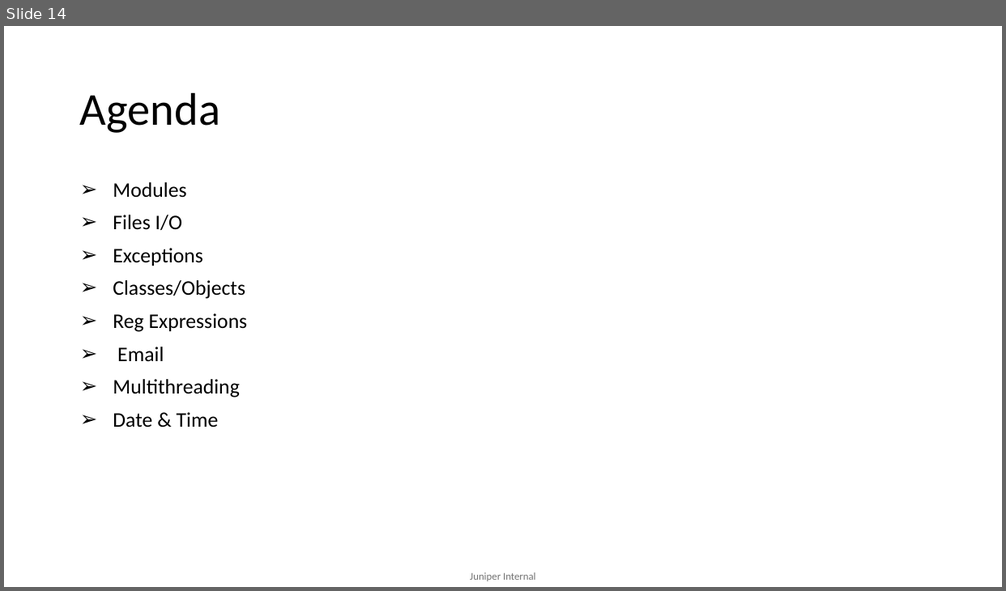
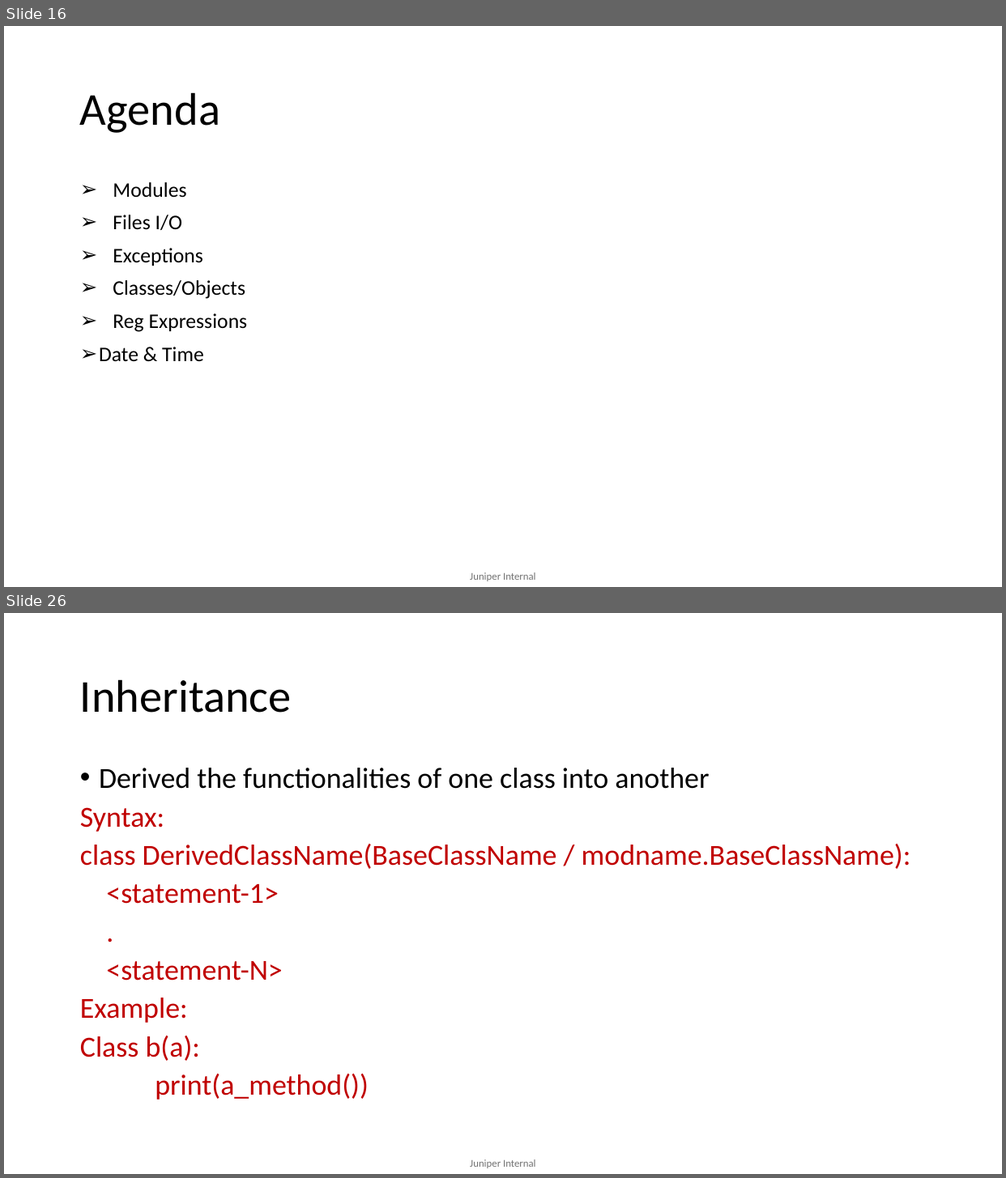
Before and after one commit to mdsathees/python, a slide deck: Python.pptx. Shown one above the other, each under a label of ours: slide 14 before the commit, slides 16 and 26 after it; the slides between them are not shown. The pictures are 1006x591 and 1006x1178 pixels, drawn with LibreOffice and Linux fonts; fonts in the diff are those of the drawing. Boxes give left, top, right and bottom in pixels: in the first picture for what was removed or moved away, otherwise in the second. Text is boxed around its words. In the diff, an @@ line names an element or a change of style, - is before the commit and + after.

```diff
--- a/Python.pptx
+++ b/Python.pptx
@@ slide 26 added at bbox=[4, 613, 1002, 1174], background #FFFFFF; not listed: 1 template element that a slide beside it also shows @@
@@ title added at bbox=[80, 679, 292, 713], 44 pt, text #000000 @@
+Inheritance
@@ text added at bbox=[80, 768, 911, 1100], 28 pt, text #C00000 @@
+• Derived the functionalities of one class into another
+Syntax:
+class DerivedClassName(BaseClassName / modname.BaseClassName):
+<statement-1>
+.
+<statement-N>
+Example:
+Class b(a):
+print(a_method())
@@ what was slide 14 is now slide 16 @@
@@ slide 16 changed as well @@
@@ text at bbox=[113, 347, 239, 398]: paragraphs removed @@
-➢ Email
-➢ Multithreading
```
Also in this commit, not shown: 3 other slides changed, 34 other slides added, 12 slides removed.
